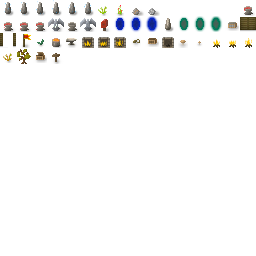
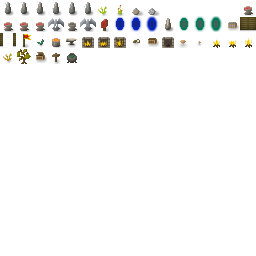
Layer changes from the first (256, 256) image to the second:
painted on "Foreground" over [67, 53, 77, 63]
